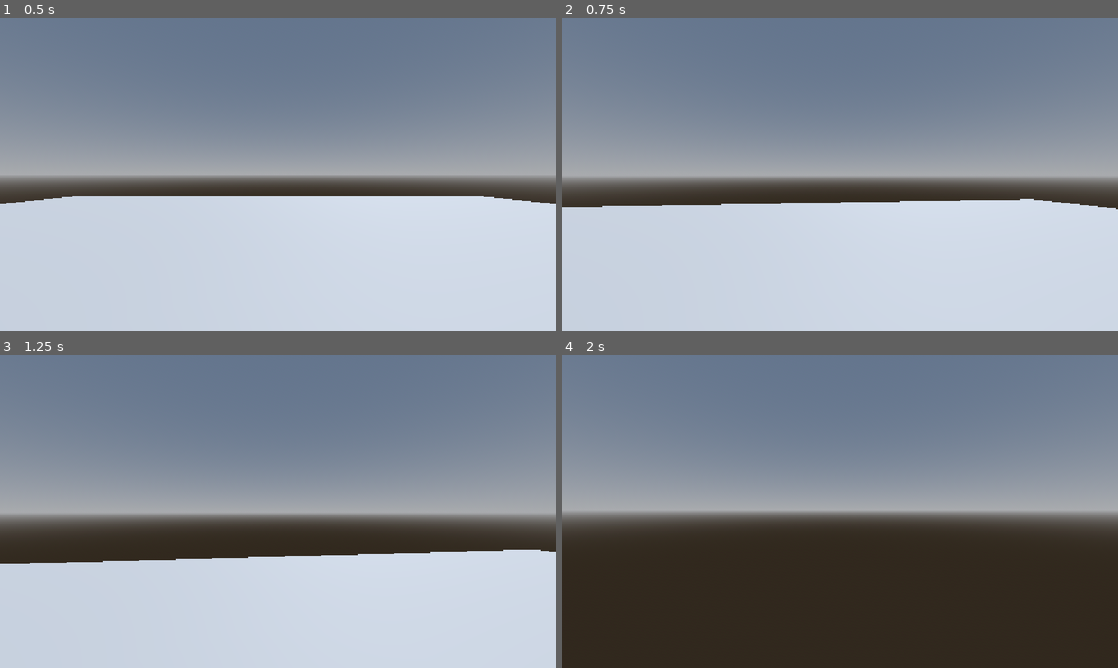
Above: before the commit, frames 1-4 (two rows, left to right).
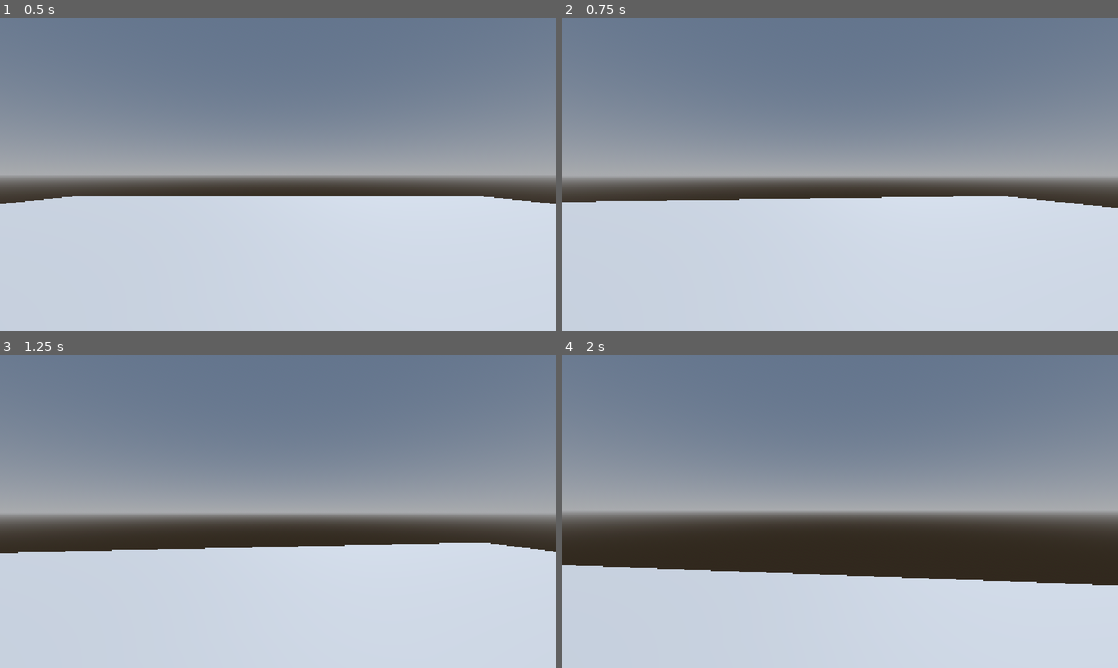
Above: after the commit, the same moments.

Repository: silentshiro-g1thub/oathbound-game
Game: Godot game, scene res://scenes/main.tscn
The game is run twice, just before and just after one commit, with the same random seed, the same clock (stepped at 60 frames per second) and the same inputs.
Inputs (mouse positions are in pixels of both pictures, inside the frame that each line leads up to):
- Up to frame 1 (0.5 s): no input
- Up to frame 2 (0.75 s): tap Enter at 0.5 s; move the mouse to (867, 174) at 0.52 s; hold W (move_forward) from 0.53 s (still down); tap Shift (sprint) at 0.6 s
- Up to frame 3 (1.25 s): keep holding W (move_forward); tap Space (jump) at 0.77 s
- Up to frame 4 (2 s): keep holding W (move_forward); move the mouse to (812, 511) at 1.27 s; tap Shift (sprint) at 1.35 s; tap Space (jump) at 1.52 s

Frame 1 is identical in both runs. In frame 2, 1.2% of the frame differs, in the area x 0-100%, y 56-62%; in frame 3, 2.9%; in frame 4, 30%, in the area x 0-100%, y 67-100%.

Commit message:
Added deceleration and acceleration because ffs it teleports when sprinting

Diff:
--- a/scenes/player/player.gd
+++ b/scenes/player/player.gd
@@ -4,7 +4,10 @@
 @export var move_speed: float = 7.0
 @export var jump_velocity: float = 4.5
 @export var mouse_sensitivity: float = 0.002
-@export var sprint_speed: float = 100.0
+@export var sprint_speed: float = 11.5
+
+@export var ground_acceleration: float = 25.0
+@export var ground_deceleration: float = 20.0
 
 # VARIABLE JUMP HEIGHT SETITNGS
 @export var short_hop_velocity: float = 2.5
@@ -110,13 +113,31 @@
 
 	# Apply horizontal movement
 	if not direction.is_zero_approx():
-		# Move at the set speed in the given direction
-		velocity.x = direction.x * current_speed
-		velocity.z = direction.z * current_speed
+		# Accelerate in the given direction
+		velocity.x = move_toward(
+			velocity.x,
+			direction.x * current_speed,
+			ground_acceleration * delta
+		)
+
+		velocity.z = move_toward(
+			velocity.z,
+			direction.z * current_speed,
+			ground_acceleration * delta
+		)
 	else:
 		# Gradually reduce horizontal velocity when no direction is pressed
-		velocity.x = move_toward(velocity.x, 0.0, move_speed)
-		velocity.z = move_toward(velocity.z, 0.0, move_speed)
+		velocity.x = move_toward(
+			velocity.x,
+			direction.x * current_speed,
+			ground_deceleration * delta
+		)
+
+		velocity.z = move_toward(
+			velocity.z,
+			0.0,
+			ground_deceleration * delta
+		)
 
 	# Apply velocity and resolve collisions with the environment
 	move_and_slide()
